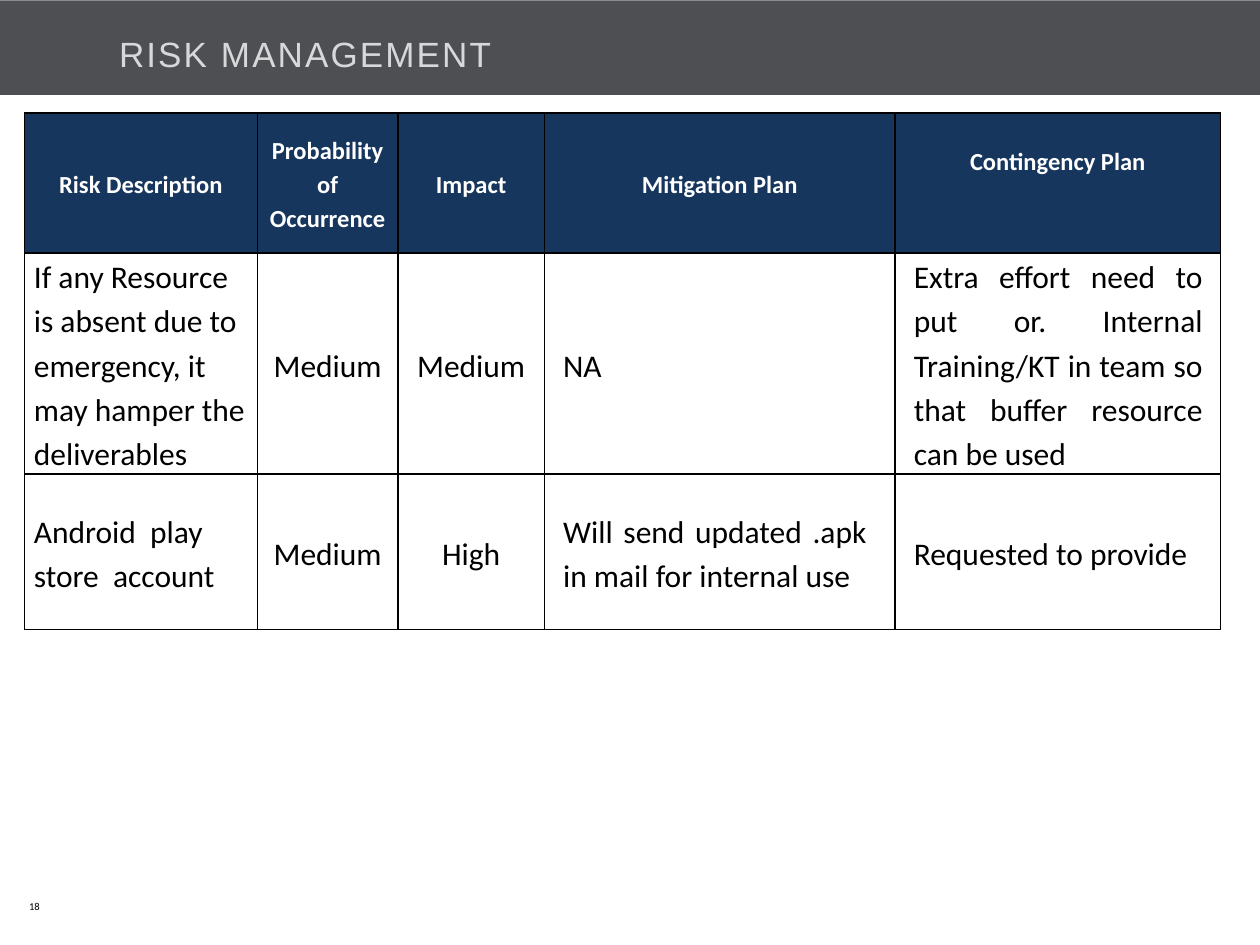
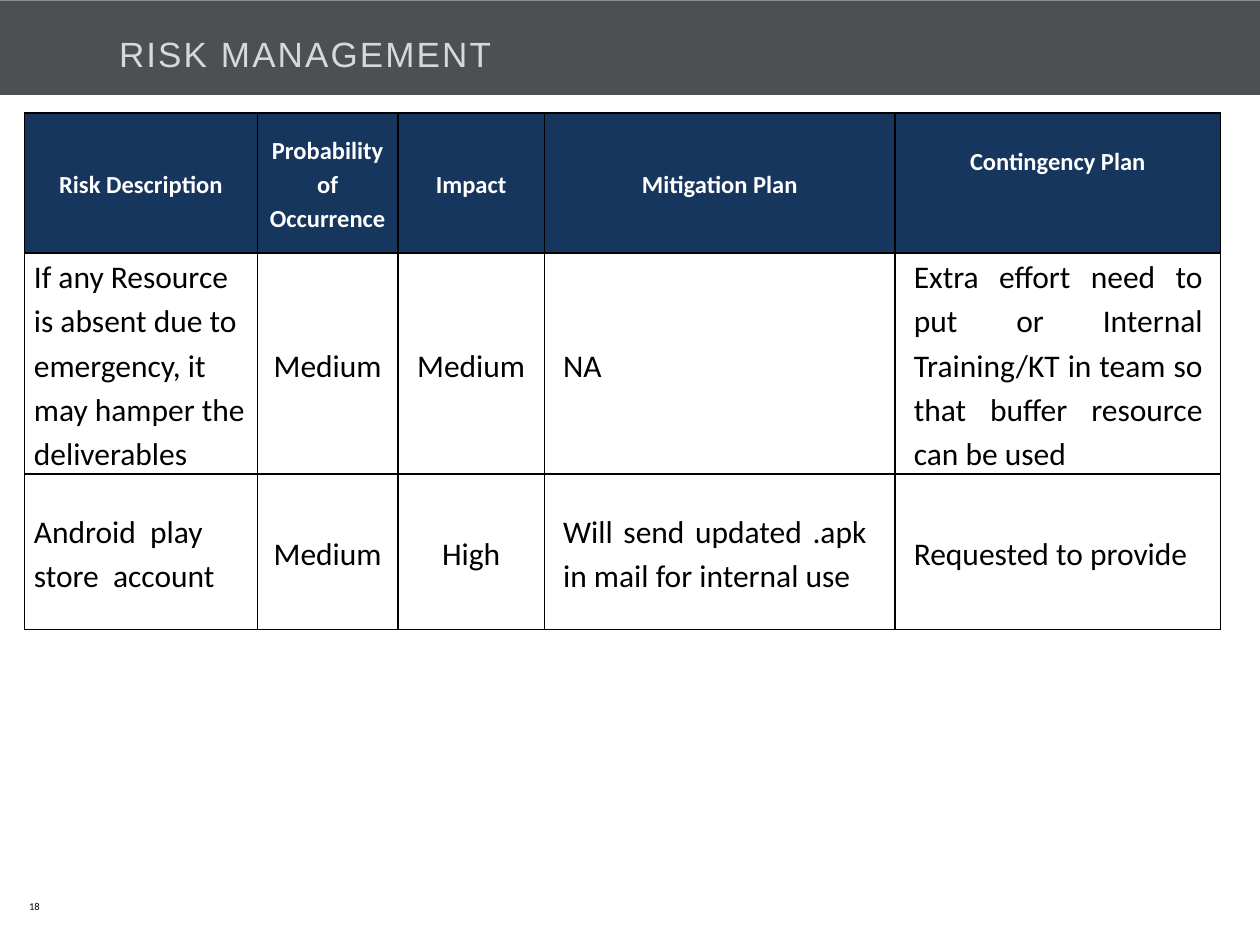
Before and after one commit to Bajarangi/demo, a slide deck: slide 18 of trunk/EasiCab/Documents/EASiCab_POC_kick off.pptx. Drawn at 1260x945 pixels with LibreOffice and Linux fonts; fonts in the diff are those of the drawing; background and template pictures are left out. Boxes give left, top, right and bottom in pixels: in the first picture for what was removed or moved away, otherwise in the second. Text is boxed around its words. In the diff, an @@ line names an element or a change of style, - is before the commit and + after.

```diff
--- a/trunk/EasiCab/Documents/EASiCab_POC_kick off.pptx
+++ b/trunk/EasiCab/Documents/EASiCab_POC_kick off.pptx
@@ table at (24, 113, 1218, 627) @@
-row 2, column 5: Extra effort need to put or. Internal Training/KT in team so that buffer resource can be used
+row 2, column 5: Extra effort need to put or Internal Training/KT in team so that buffer resource can be used
```
Also in this commit, not shown: 4 other slides changed.
